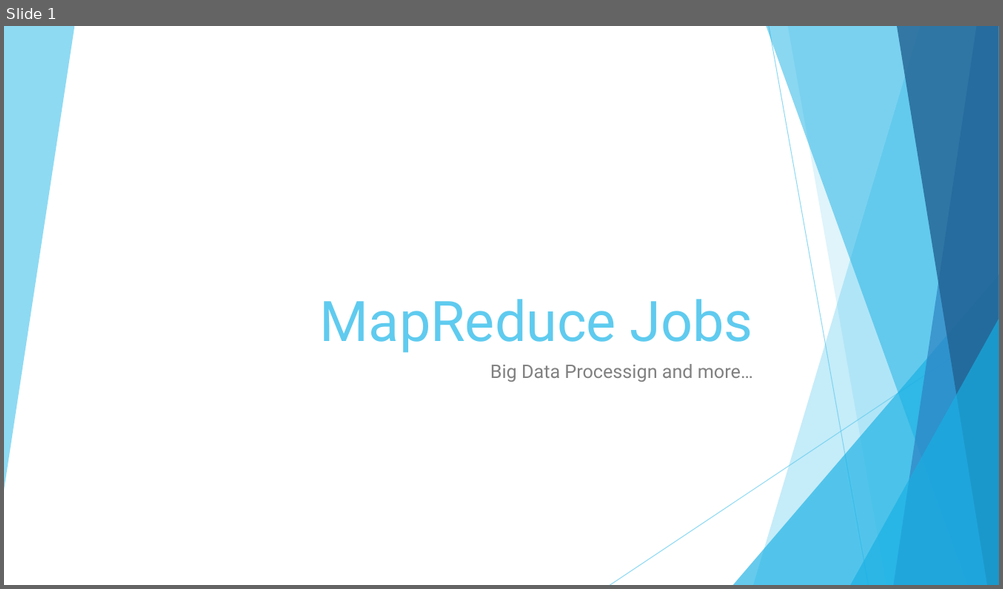
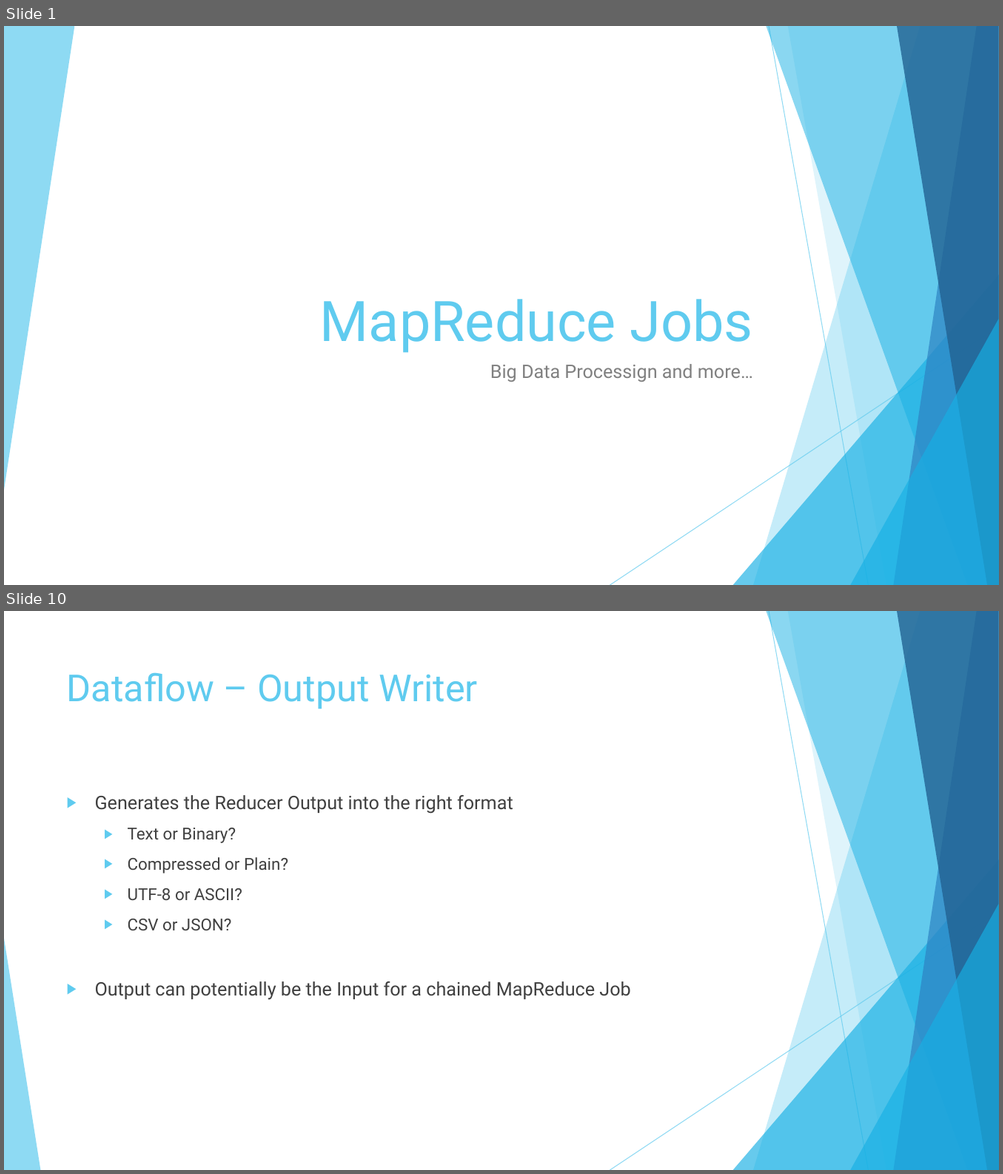
Before and after one commit to number8/blog, a slide deck: 2013-09/hadoop-map-reduce/MapReduce.pptx. Shown one above the other, each under a label of ours: slide 1 before the commit, slides 1 and 10 after it; the slides between them are not shown. The pictures are 1003x589 and 1003x1174 pixels, drawn with LibreOffice and Linux fonts; fonts in the diff are those of the drawing. Boxes give left, top, right and bottom in pixels: in the first picture for what was removed or moved away, otherwise in the second. Text is boxed around its words. In the diff, an @@ line names an element or a change of style, - is before the commit and + after.

```diff
--- a/2013-09/hadoop-map-reduce/MapReduce.pptx
+++ b/2013-09/hadoop-map-reduce/MapReduce.pptx
@@ slide 10 added at [4,611,999,1170], background #FFFFFF; not listed: 9 template elements that a slide beside it also shows @@
@@ title added at [67,672,478,709], 36 pt, text #5FCBEF @@
+Dataflow – Output Writer
@@ text added at [95,795,630,1000], 18 pt, text #404040 @@
+▶ Generates the Reducer Output into the right format
+  ▶ Text or Binary?
+  ▶ Compressed or Plain?
+  ▶ UTF-8 or ASCII?
+  ▶ CSV or JSON?
+▶ Output can potentially be the Input for a chained MapReduce Job
@@ triangle added at [4,939,40,1170], fill #5FCBEF at 70% opacity @@
```
Also in this commit, not shown: 1 slide changed, 18 other slides added, 1 slide removed, 8 other files.
